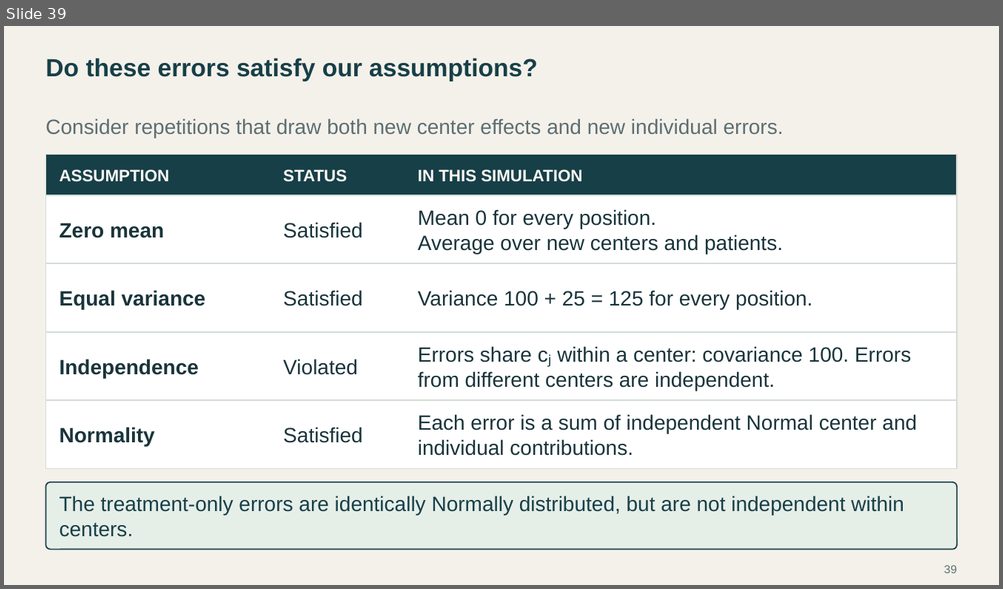
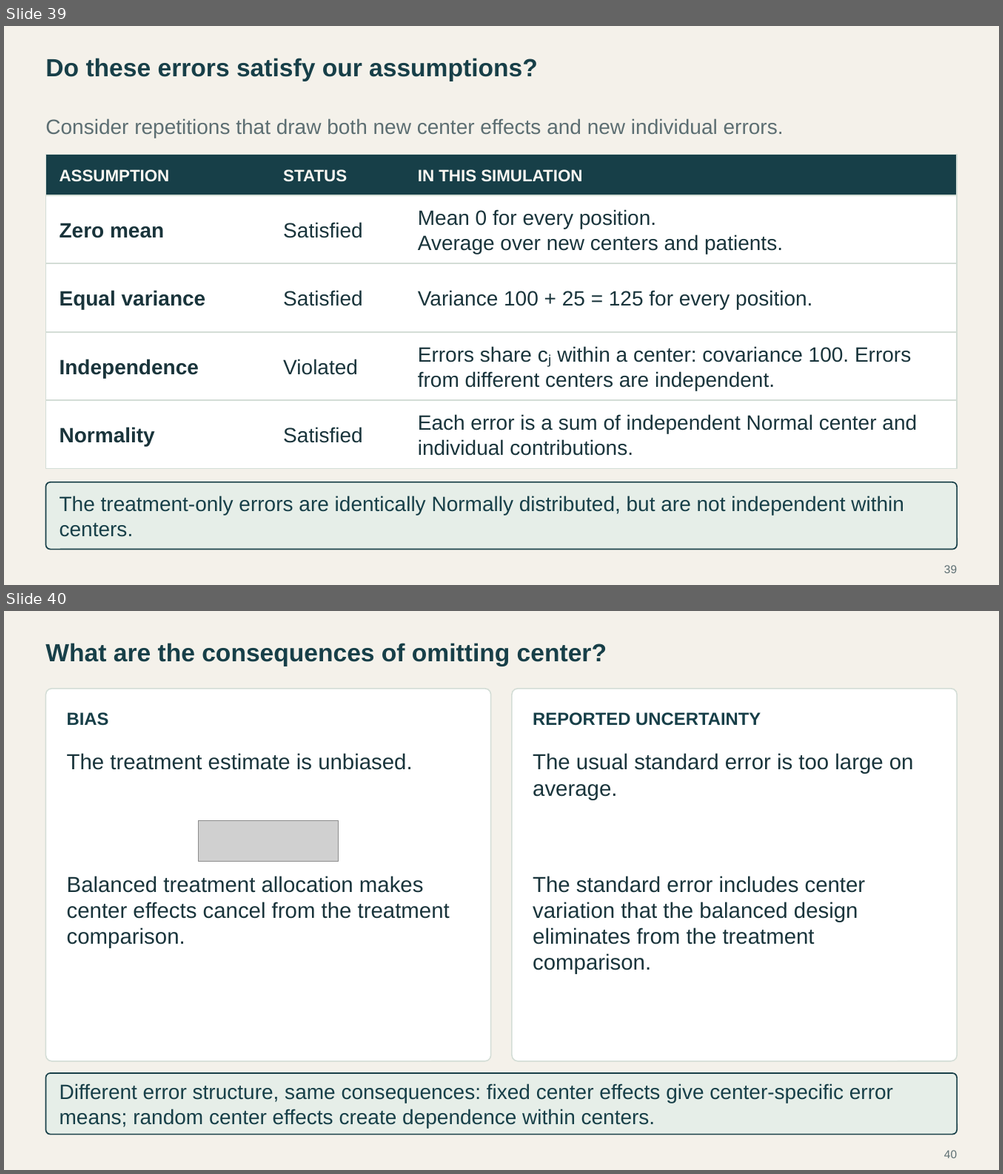
Before and after one commit to Postmus/BeyondMLR, a slide deck: lectures_2627/week1/Beyond_MLR_Week_1.pptx. Shown one above the other, each under a label of ours: slide 39 before the commit, slides 39 and 40 after it. The pictures are 1003x589 and 1003x1174 pixels, drawn with LibreOffice and Linux fonts; fonts in the diff are those of the drawing; grey boxes stand for pictures. Boxes give left, top, right and bottom in pixels: in the first picture for what was removed or moved away, otherwise in the second. Text is boxed around its words. In the diff, an @@ line names an element or a change of style, - is before the commit and + after.

```diff
--- a/lectures_2627/week1/Beyond_MLR_Week_1.pptx
+++ b/lectures_2627/week1/Beyond_MLR_Week_1.pptx
@@ slide 40 added at [4,611,999,1170], background #F4F1EA @@
@@ text added at [45,643,606,667], 24 pt, text #173F48, bold @@
+What are the consequences of omitting center?
@@ rounded rectangle added at [45,689,490,1062], fill #FFFFFF, outline #D3DDD6 1.1 pt @@
@@ rounded rectangle added at [512,689,956,1062], fill #FFFFFF, outline #D3DDD6 1.1 pt @@
@@ text added at [67,712,109,726], 17 pt, text #173F48, bold @@
+BIAS
@@ text added at [532,712,760,726], 17 pt, text #173F48, bold @@
+REPORTED UNCERTAINTY
@@ text added at [67,753,412,770], 21 pt, text #19343B @@
+The treatment estimate is unbiased.
@@ text added at [532,753,913,800], 21 pt, text #19343B @@
+The usual standard error is too large on average.
@@ picture added at [199,820,338,862] @@
@@ text added at [67,876,449,948], 21 pt, text #19343B @@
+Balanced treatment allocation makes center effects cancel from the treatment comparison.
@@ text added at [532,876,865,974], 21 pt, text #19343B @@
+The standard error includes center variation that the balanced design eliminates from the treatment comparison.
@@ rounded rectangle added at [45,1073,957,1135], fill #E6EEE8, outline #173F48 1.2 pt @@
@@ text added at [60,1084,893,1128], 20 pt, text #173F48 @@
+Different error structure, same consequences: fixed center effects give center-specific error means; random center effects create dependence within centers.
@@ page number added at [944,1150,956,1159], 11 pt, text #5C6E72 @@
+40
```
Also in this commit, not shown: 1 slide changed, 1 other slide added, 1 slide removed, 12 other files.
